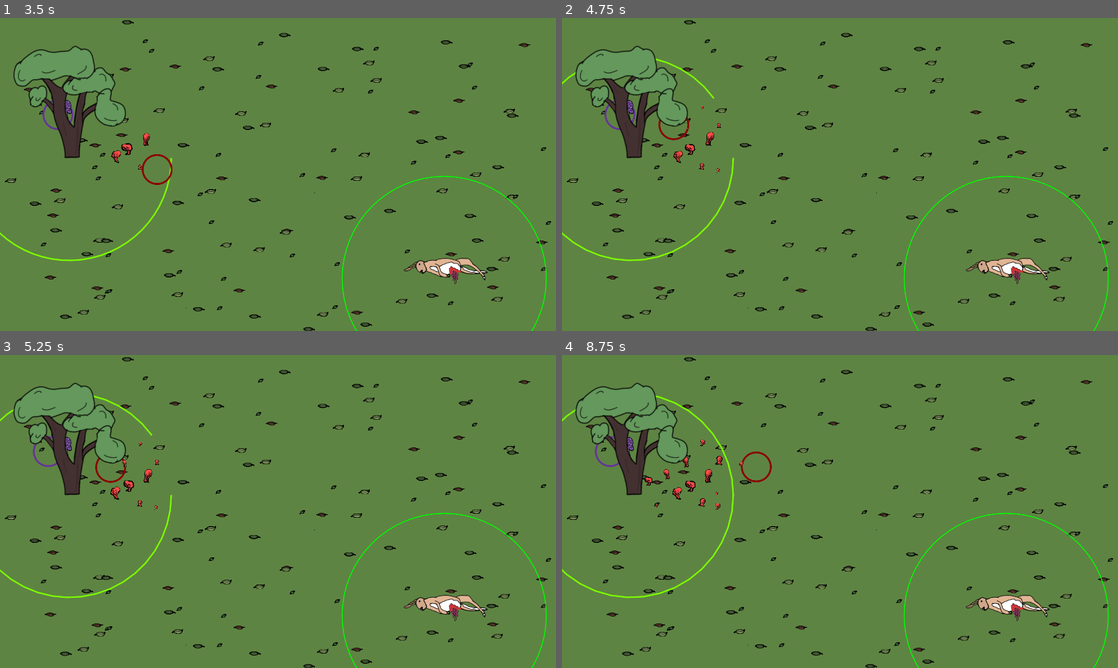
Above: before the commit, frames 1-4 (two rows, left to right).
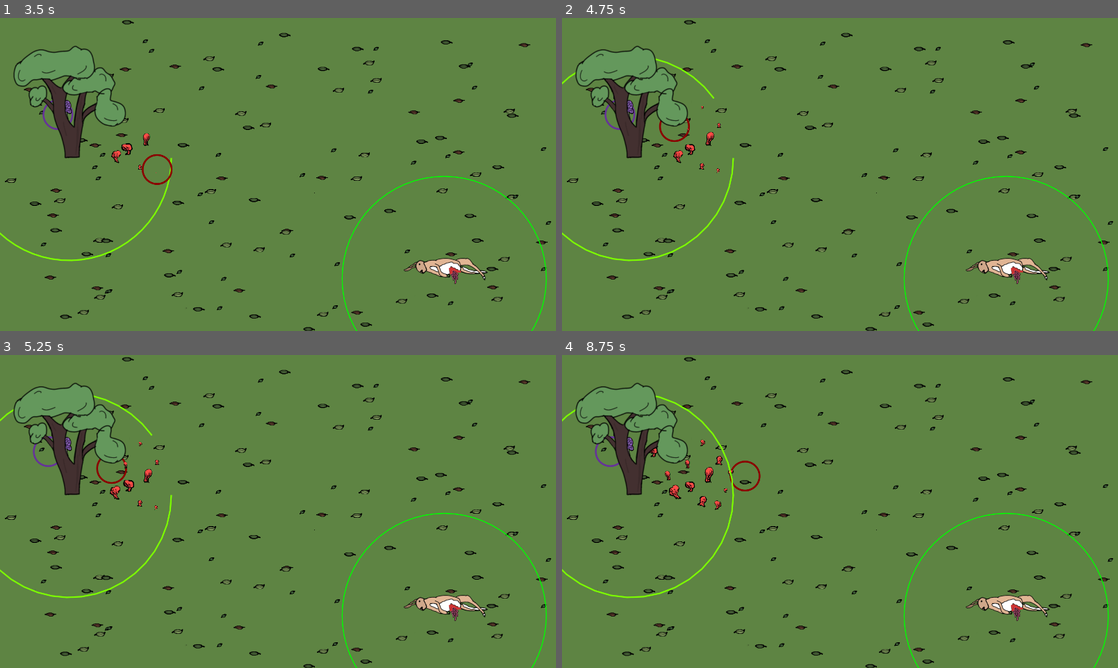
Above: after the commit, the same moments.

Repository: carcinizer/slavic-2025
Game: Godot game, scene res://scenes/main_menu.tscn
The game is run twice, just before and just after one commit, with the same random seed, the same clock (stepped at 60 frames per second) and the same inputs.
Inputs:
- Up to frame 1 (3.5 s): click "Play" at 0.5 s; tap Enter at 1.25 s; hold Right (right1) 1.28-2.03 s; tap S (down2) at 1.35 s; hold Down (down1) 2.03-2.78 s; tap A (left2) at 2.1 s; hold Right (right1) from 2.78 s (still down); tap D (right2) at 2.85 s
- Up to frame 2 (4.75 s): release Right (right1) at 3.53 s; hold Up (up1) 3.53-4.28 s; tap W (up2) at 3.6 s; hold Left (left1) from 4.28 s (still down); tap S (down2) at 4.35 s
- Up to frame 3 (5.25 s): keep holding Left (left1); tap A (left2) at 5.1 s
- Up to frame 4 (8.75 s): release Left (left1) at 5.78 s; hold Down (down1) 5.78-6.53 s; tap one key every 0.75 s from 5.85 s: D (right2) W (up2) S (down2) A (left2); hold Right (right1) 6.53-7.28 s; hold Up (up1) 7.28-8.03 s; hold Right (right1) from 8.03 s (still down)

Frame 1 is identical in both runs. In frame 2, 0.1% of the frame differs, in the area x 17-23%, y 31-47%; in frame 3, 0.2%; in frame 4, 0.6%, in the area x 14-38%, y 26-50%.

Commit message:
make mushroom-tree connection check work (temp)

Diff:
--- a/src/mushroom.gd
+++ b/src/mushroom.gd
@@ -11,8 +11,8 @@
 @export var death_speed := 0.04
 
 var time_since_spawn = 0
-
-var my_tree: Tree = null
+var should_check_for_connections = false
+var my_tree: LifeTree = null
 var my_cursor: Cursor = null
 
 const neighbor_range := 70.0
@@ -45,7 +45,7 @@
 
 func on_spawn():
 	my_cursor = GLOB.all_cursors[player_id]
-	check_for_connections()
+	should_check_for_connections = true
 	time_since_spawn = 0
 	for tree in GLOB.all_trees:
 		tree.get_mushrooms_in_area()
@@ -70,6 +70,8 @@
 
 	rotation = lerp(rotation, target_rotation, abs(prev_hp-hp) * 0.1)
 	prev_hp = hp
+	if should_check_for_connections:
+		check_for_connections()
 
 func _exit_tree() -> void:
 	GLOB.all_mushrooms.erase(self)
@@ -89,11 +91,9 @@
 			checked_mushrooms.push_back(obj)
 			if obj.player_id == player_id:
 				var othersareas = a.get_overlapping_areas()
-				print(obj.name)
 				check_area(othersareas)
 		if obj is LifeTree:
 			my_tree = obj
-			print(obj.name)
 			break
 
 func check_for_connections():
